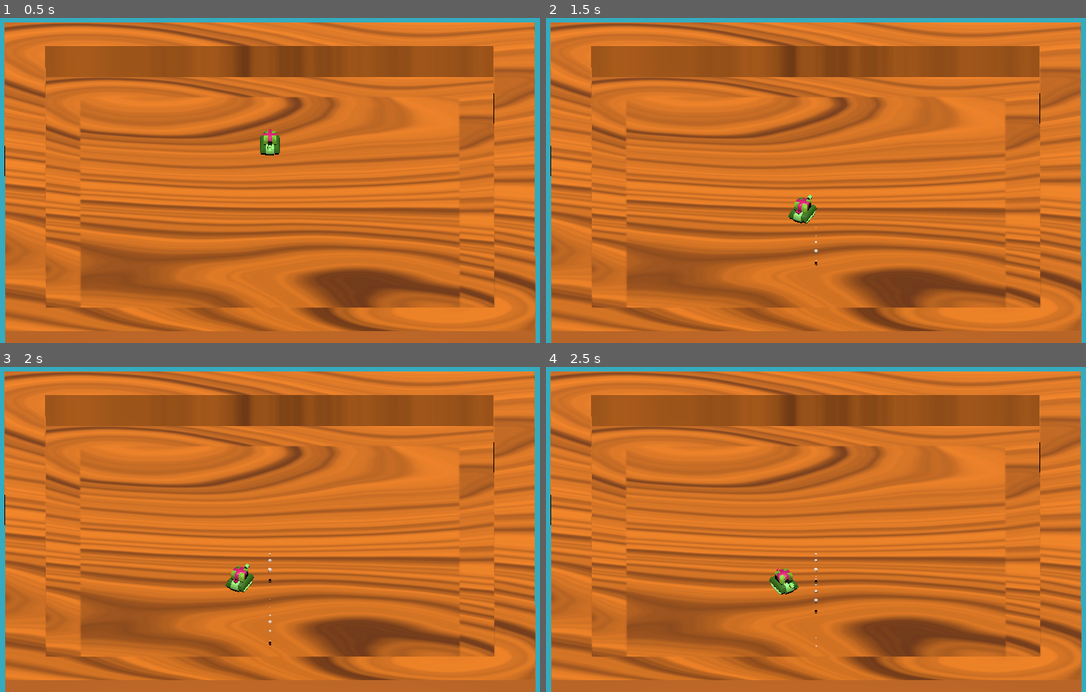
Above: before the commit, frames 1-4 (two rows, left to right).
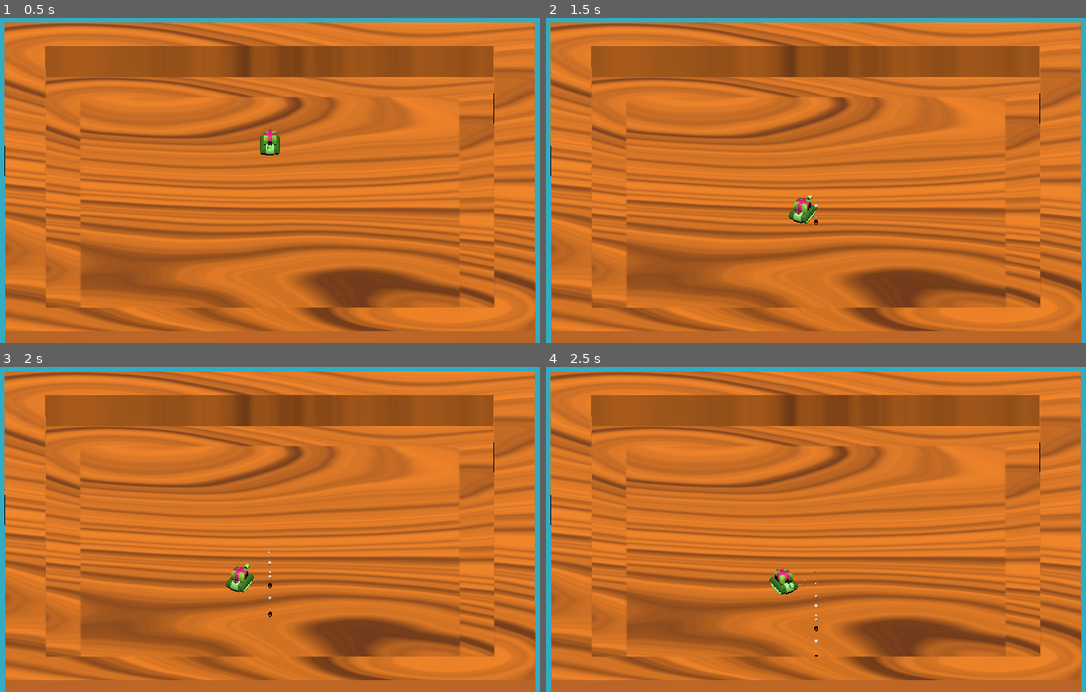
Above: after the commit, the same moments.

Repository: 127AshleyButler/GunGoblin
Game: Godot game, scene res://scenes/tanks/tank_level_basic.tscn
Two runs of this game, one before a commit and one after it. Both use one fixed random seed, a clock stepped at 60 frames per second and the inputs below. Sound files missing from this copy of the repository are replaced by a short silence.
Inputs (mouse positions are in pixels of both pictures, inside the frame that each line leads up to):
- Up to frame 1 (0.5 s): no input
- Up to frame 2 (1.5 s): tap Enter (ui_accept) at 0.5 s; move the mouse to (945, 161) at 0.52 s; hold D (move_right) 0.53-1.28 s; hold Space (shoot) 0.53-1.28 s; tap W (jump) at 0.77 s; move the mouse to (697, 193) at 1.27 s; hold S (move_down) from 1.28 s (still down); tap Shift (dive) at 1.35 s
- Up to frame 3 (2 s): keep holding S (move_down); tap W (jump) at 1.52 s; tap Space (shoot) at 1.55 s
- Up to frame 4 (2.5 s): move the mouse to (875, 454) at 2.02 s; release S (move_down) at 2.03 s; hold D (move_right) from 2.03 s (still down); hold Space (shoot) from 2.03 s (still down)

Frame 1 is identical in both runs. In frame 2, less than 0.1% of the frame differs, in the area x 49-52%, y 43-77%; in frame 3, less than 0.1%; in frame 4, less than 0.1%, in the area x 46-51%, y 57-90%.

Commit message:
Added charge time to bullets

Diff:
--- a/Gun Goblin - A Point and Klik Adventure/scenes/tanks/tank_bullet.gd
+++ b/Gun Goblin - A Point and Klik Adventure/scenes/tanks/tank_bullet.gd
@@ -3,11 +3,13 @@
 
 const SPEED = 12.0
 var bounces = 1
+## used to determine how powerful of a shot the bullet is
+var charge_shot_time = 0
 
 func _ready():
 	var direction = basis.z * 1
-	velocity.x = direction.x * SPEED
-	velocity.z = direction.z * SPEED
+	velocity.x = direction.x * SPEED * (1 + charge_shot_time)
+	velocity.z = direction.z * SPEED * (1 + charge_shot_time)
 
 func _physics_process(delta):
 	var collision = move_and_collide(velocity * delta)
--- a/Gun Goblin - A Point and Klik Adventure/scenes/tanks/tank_bullet.tscn
+++ b/Gun Goblin - A Point and Klik Adventure/scenes/tanks/tank_bullet.tscn
@@ -260,6 +260,7 @@
 stream_0/weight = 1.0
 
 [node name="tank_bullet" type="CharacterBody3D"]
+transform = Transform3D(1.40417, 0, 0, 0, 1.40417, 0, 0, 0, 1.40417, 0, 0, 0)
 top_level = true
 axis_lock_linear_y = true
 axis_lock_angular_x = true
--- a/Gun Goblin - A Point and Klik Adventure/scenes/tanks/tank_driver.tscn
+++ b/Gun Goblin - A Point and Klik Adventure/scenes/tanks/tank_driver.tscn
@@ -29,9 +29,35 @@
 stream_2/stream = ExtResource("6_xrrrh")
 stream_2/weight = 1.0
 
+[sub_resource type="Curve" id="Curve_7dx83"]
+_data = [Vector2(0, 0), 0.0, 0.0, 0, 0, Vector2(0.171154, 0.215094), 0.0, 0.0, 0, 0, Vector2(0.771154, 0), 0.0, 0.0, 0, 0, Vector2(1, 0), 0.0, 0.0, 0, 0]
+point_count = 4
+
+[sub_resource type="CurveTexture" id="CurveTexture_j4o2f"]
+curve = SubResource("Curve_7dx83")
+
+[sub_resource type="ParticleProcessMaterial" id="ParticleProcessMaterial_v4v88"]
+emission_shape_offset = Vector3(0, 0, 1.755)
+emission_shape = 2
+emission_sphere_radius = 1.0
+gravity = Vector3(0, 0, 0)
+scale_curve = SubResource("CurveTexture_j4o2f")
+
+[sub_resource type="StandardMaterial3D" id="StandardMaterial3D_72usa"]
+transparency = 1
+shading_mode = 0
+albedo_color = Color(1, 1, 0.564706, 0.407843)
+grow_amount = 4.465
+
+[sub_resource type="SphereMesh" id="SphereMesh_0fgtc"]
+material = SubResource("StandardMaterial3D_72usa")
+radial_segments = 4
+rings = 1
+
 [node name="TankDriver" type="CharacterBody3D"]
 script = ExtResource("1_nsmu1")
 bullet_scene = ExtResource("2_umt7d")
+shooting_delay = 0.15
 
 [node name="CollisionShape3D" type="CollisionShape3D" parent="."]
 transform = Transform3D(1, 0, 0, 0, -4.37114e-08, -1, 0, 1, -4.37114e-08, 0, 0.986716, 0)
@@ -49,3 +75,17 @@
 
 [node name="Fire" type="AudioStreamPlayer3D" parent="."]
 stream = SubResource("AudioStreamRandomizer_wc2fb")
+
+[node name="Charging" type="GPUParticles3D" parent="."]
+transform = Transform3D(1, 0, 0, 0, 1, 0, 0, 0, 1, 0, 1.47738, 1.88335)
+emitting = false
+lifetime = 1.54
+speed_scale = 2.8
+process_material = SubResource("ParticleProcessMaterial_v4v88")
+draw_pass_1 = SubResource("SphereMesh_0fgtc")
+
+[node name="GPUParticlesAttractorSphere3D" type="GPUParticlesAttractorSphere3D" parent="."]
+transform = Transform3D(1, 0, 0, 0, 1, 0, 0, 0, 1, 0, 1.50295, 1.94974)
+strength = 10.28
+attenuation = 2.14355
+radius = 3.3
--- a/Gun Goblin - A Point and Klik Adventure/scenes/tanks/tank_peasint.tscn
+++ b/Gun Goblin - A Point and Klik Adventure/scenes/tanks/tank_peasint.tscn
@@ -5,4 +5,4 @@
 [node name="tank_peasint" instance=ExtResource("1_jjx24")]
 
 [node name="Skeleton3D" parent="Armature" index="0"]
-bones/0/position = Vector3(0, 0.0359916, 2.76591)
+bones/0/position = Vector3(0, 0.0465775, 2.76591)
--- a/Gun Goblin - A Point and Klik Adventure/scripts/tanks/tank_driver.gd
+++ b/Gun Goblin - A Point and Klik Adventure/scripts/tanks/tank_driver.gd
@@ -1,10 +1,19 @@
 extends CharacterBody3D
 
 @export var bullet_scene : PackedScene
+@export_category("Tank Properties")
+## How long the tank must wait before it is able to shoot again
+@export_range(0, 1, 0.01, "or_greater", "or_less") var shooting_delay = 0.1
+## How much time the tank is unable to move after shooting
+@export_range(0, 1, 0.01, "or_greater", "or_less") var frozen_time_after_shooting = 0.1
 
 const DRIVING_SPEED = 10.0
 const ROTATION_SPEED = 0.08
 const JUMP_VELOCITY = 4.5
+
+var current_shooting_delay = 0
+var current_frozen_time = 0
+var charge_shot_time = 0
 
 # Get the gravity from the project settings to be synced with RigidBody nodes.
 var gravity = ProjectSettings.get_setting("physics/3d/default_gravity")
@@ -17,8 +26,12 @@
 	if not is_on_floor():
 		velocity.y -= gravity * delta
 
+	# Handle charge shots
+	if Input.is_action_pressed("shoot"):
+		charge_shot_time += delta
+		$Charging.emitting = true
 	# Handle firing.
-	if Input.is_action_just_pressed("shoot"):
+	if Input.is_action_just_released("shoot"):
 		handle_shooting()
 
 	# Get the input direction and handle the movement/deceleration.
@@ -37,21 +50,25 @@
 	else:
 		velocity.x = move_toward(velocity.x, 0, DRIVING_SPEED)
 		velocity.z = move_toward(velocity.z, 0, DRIVING_SPEED)
-
 	move_and_slide()
 
+	update_timers(delta)
 
-func handle_base_rotation(target_direction):
-	#var baseBone = $model/Armature/Skeleton3D.get_bone_pose(1)
-	#baseBone.look_at(target_direction)
-	#$model/Armature/Skeleton3D.set_bone_pose(1, baseBone)
-	pass
+func update_timers(delta):
+	current_shooting_delay -= delta
 
 func handle_shooting():
+	if (current_shooting_delay > 0):
+		return
+	else:
+		current_shooting_delay = shooting_delay
 	var new_bullet = bullet_scene.instantiate()
+	#new_bullet.charge_shot_time = charge_shot_time
 	new_bullet.position = $BulletSpawner.position
 	add_child(new_bullet)
 	$Fire.play()
+	charge_shot_time = 0
+	$Charging.emitting = false
 
 func hit():
 	print("by god i've been hit")
Not shown: 1 places in Gun Goblin - A Point and Klik Adventure/scenes/tanks/tank_driver.tscn that only renumber resources
